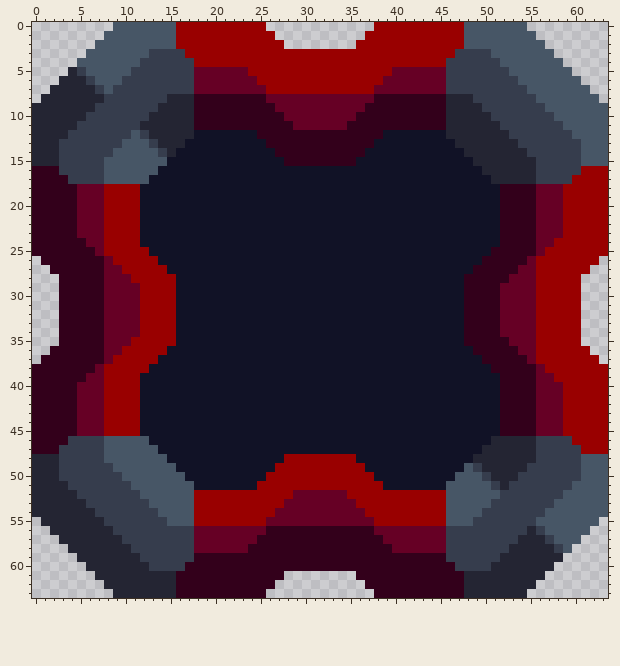
Pixel-art sprite: sprites/blocks/drills/BLOOD EXTRACTOR/biotic-zlo-production-blood-extractor.png. Above is the file before it was changed.
The file is 64x64 pixels.
The same view after the edit:
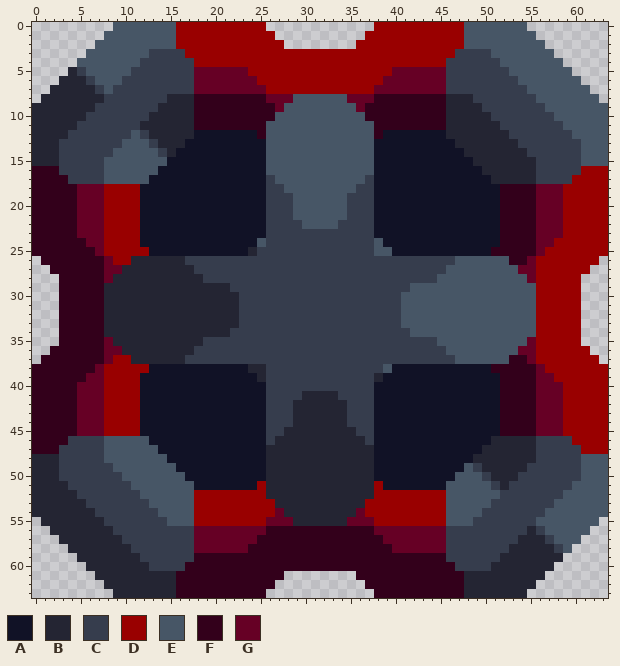
Palette (. is transparent): A #111226  B #242533  C #363d4d  D #990000  E #475666  F #33001b  G #660025
What changed:
y 8: x 29..34 GGGGGG -> EEEEEE
y 9: x 28..35 GGGGGGGG -> EEEEEEEE
y 10: x 27..36 FGGGGGGGGF -> EEEEEEEEEE
y 11: x 26..37 FFFGGGGGGFFF -> EEEEEEEEEEEE
y 12..13: x 26..37 FFFFFFFFFFFF -> EEEEEEEEEEEE
y 14: x 26..37 AFFFFFFFFFFA -> EEEEEEEEEEEE
y 15: x 26..37 AAFFFFFFFFAA -> EEEEEEEEEEEE
y 16: x 26..37 AAAAAAAAAAAA -> EEEEEEEEEEEE
y 17: x 26..37 AAAAAAAAAAAA -> CEEEEEEEEEEC
y 18: x 26..37 AAAAAAAAAAAA -> CCEEEEEEEECC
y 19..21: x 26..37 AAAAAAAAAAAA -> CCCEEEEEECCC
y 22: x 26..37 AAAAAAAAAAAA -> CCCCEEEECCCC
y 23: x 26..37 AAAAAAAAAAAA -> CCCCCCCCCCCC
y 24: x 25..38 AAAAAAAAAAAAAA -> ECCCCCCCCCCCCE
y 25: x 24..39 AAAAAAAAAAAAAAAA -> BCCCCCCCCCCCCCEE
y 26: x 11..52 DDDAAAAAAAAAAAAAAAAAAAAAAAAAAAAAAAAAAAAFFF -> BBBBBBCCCCCCCCCCCCCCCCCCCCCCCCCCCCCCEEEEEE
y 27: x 10..53 DDDDDAAAAAAAAAAAAAAAAAAAAAAAAAAAAAAAAAAFFFFF -> BBBBBBBBCCCCCCCCCCCCCCCCCCCCCCCCCCCCEEEEEEEE
y 28: x 9..54 GGDDDDDAAAAAAAAAAAAAAAAAAAAAAAAAAAAAAAAFFFFFGG -> BBBBBBBBBBCCCCCCCCCCCCCCCCCCCCCCCCCCEEEEEEEEEE
y 29: x 8..55 GGGGDDDDAAAAAAAAAAAAAAAAAAAAAAAAAAAAAAAAFFFFGGGG -> BBBBBBBBBBBBBBCCCCCCCCCCCCCCCCCCCCEEEEEEEEEEEEEE
y 30..33: x 8..55 GGGGDDDDAAAAAAAAAAAAAAAAAAAAAAAAAAAAAAAAFFFFGGGG -> BBBBBBBBBBBBBBBCCCCCCCCCCCCCCCCCCEEEEEEEEEEEEEEE
y 34: x 8..55 GGGGDDDDAAAAAAAAAAAAAAAAAAAAAAAAAAAAAAAAFFFFGGGG -> BBBBBBBBBBBBBBCCCCCCCCCCCCCCCCCCCCEEEEEEEEEEEEEE
y 35: x 9..54 GGDDDDDAAAAAAAAAAAAAAAAAAAAAAAAAAAAAAAAFFFFFGG -> BBBBBBBBBBCCCCCCCCCCCCCCCCCCCCCCCCCCEEEEEEEEEE
y 36: x 10..53 DDDDDAAAAAAAAAAAAAAAAAAAAAAAAAAAAAAAAAAFFFFF -> BBBBBBBBCCCCCCCCCCCCCCCCCCCCCCCCCCCCEEEEEEEE
y 37: x 11..52 DDDAAAAAAAAAAAAAAAAAAAAAAAAAAAAAAAAAAAAFFF -> BBBBBBCCCCCCCCCCCCCCCCCCCCCCCCCCCCCCEEEEEE
y 38: x 24..39 AAAAAAAAAAAAAAAA -> BBCCCCCCCCCCCCCE
y 39: x 25..38 AAAAAAAAAAAAAA -> BCCCCCCCCCCCCB
y 40: x 26..37 AAAAAAAAAAAA -> CCCCCCCCCCCC
y 41: x 26..37 AAAAAAAAAAAA -> CCCCBBBBCCCC
y 42..44: x 26..37 AAAAAAAAAAAA -> CCCBBBBBBCCC
y 45: x 26..37 AAAAAAAAAAAA -> CCBBBBBBBBCC
y 46: x 26..37 AAAAAAAAAAAA -> CBBBBBBBBBBC
y 47: x 26..37 AAAAAAAAAAAA -> BBBBBBBBBBBB
y 48: x 26..37 AADDDDDDDDAA -> BBBBBBBBBBBB
y 49: x 26..37 ADDDDDDDDDDA -> BBBBBBBBBBBB
y 50..51: x 26..37 DDDDDDDDDDDD -> BBBBBBBBBBBB
y 52: x 26..37 DDDGGGGGGDDD -> BBBBBBBBBBBB
y 53: x 27..36 DGGGGGGGGD -> BBBBBBBBBB
y 54: x 28..35 GGGGGGGG -> BBBBBBBB
y 55: x 29..34 GGGGGG -> BBBBBB
Changed places in both pictures, as pixel boxes (x1, y1, x2, y2):
changed: (104, 94, 536, 526)
